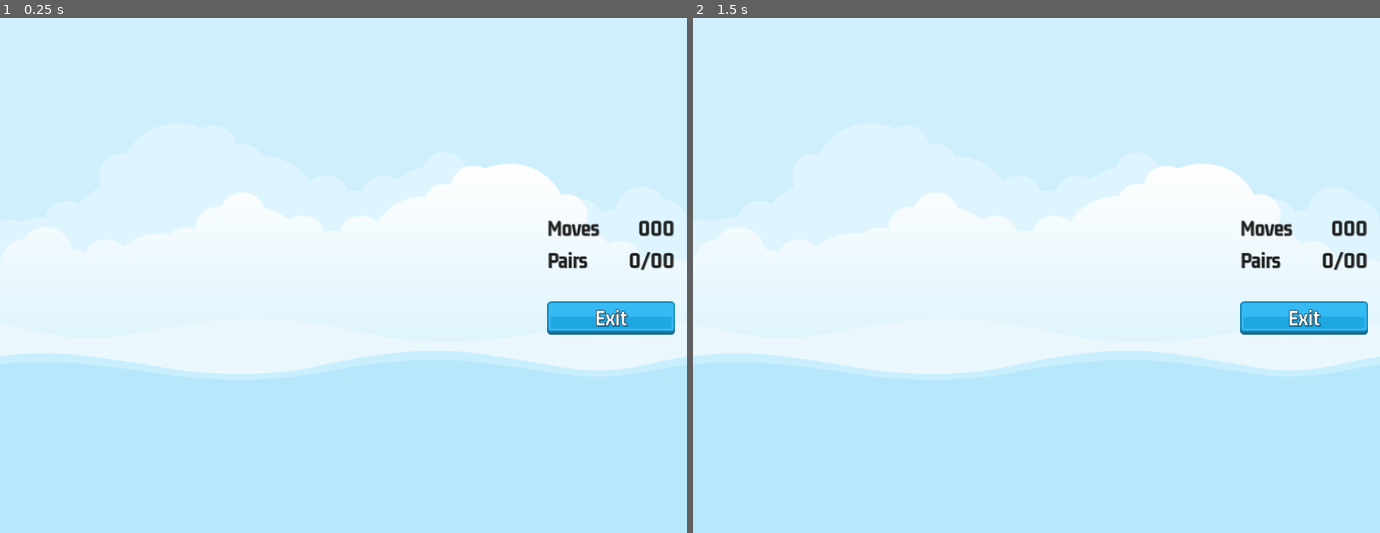
Above: before the commit, frames 1-2 (left to right).
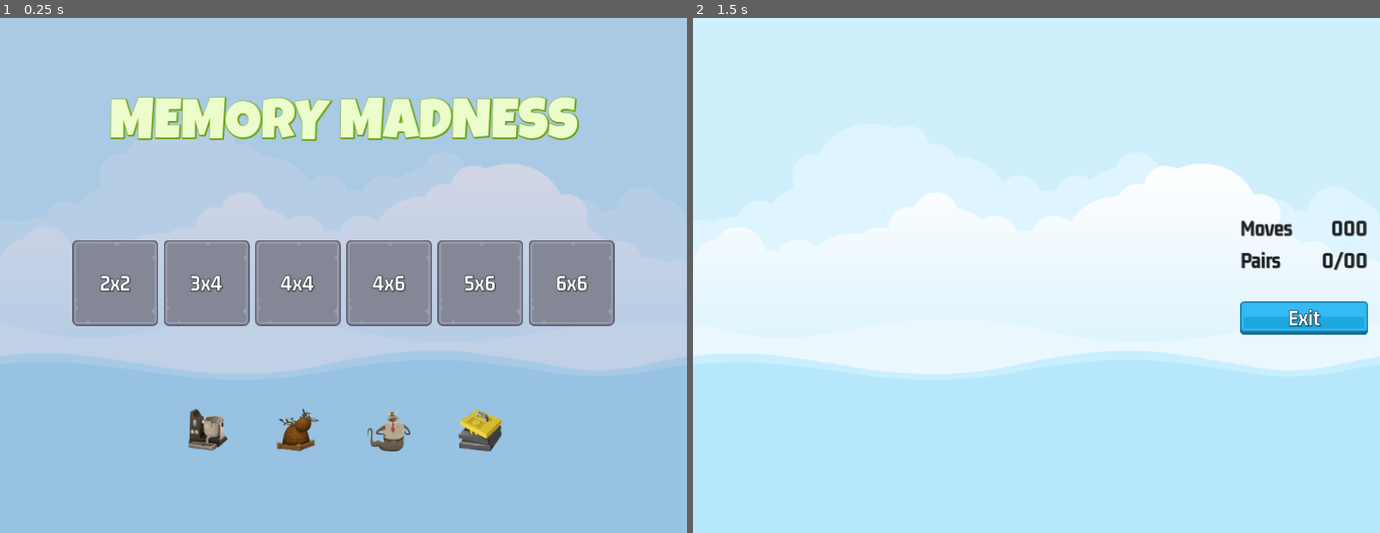
Above: after the commit, the same moments.

Repository: Nathan-Mrx/memoryMadness
Game: Godot game, scene res://master_scene/master_scene.tscn
The game is run twice, just before and just after one commit, with the same random seed, the same clock (stepped at 60 frames per second) and the same inputs.
Inputs (mouse positions are in pixels of both pictures, inside the frame that each line leads up to):
- Up to frame 1 (0.25 s): no input
- Up to frame 2 (1.5 s): click (809, 280) at 0.5 s, where only the run after the commit has a clickable "2x2"; tap Enter at 1.25 s

The runs differ from the first frame. In frame 1, 100% of the frame differs, in the area x 0-100%, y 0-100%; in frame 2, nothing differs.

Commit message:
feat: Navigation between main menu and game screen

Diff:
--- /dev/null
+++ b/game_screen/game_screen.gd
@@ -0,0 +1,17 @@
+extends Control
+
+@onready var sound = $Sound
+
+# Called when the node enters the scene tree for the first time.
+func _ready():
+	pass # Replace with function body.
+
+
+# Called every frame. 'delta' is the elapsed time since the previous frame.
+func _process(delta):
+	pass
+
+
+func _on_exit_button_pressed():
+	SoundManager.play_button_click(sound)
+	SignalManager.on_game_exit_pressed.emit()
--- a/game_screen/game_screen.tscn
+++ b/game_screen/game_screen.tscn
@@ -1,5 +1,6 @@
-[gd_scene load_steps=6 format=3 uid="uid://dwbcwmpdf3mel"]
+[gd_scene load_steps=7 format=3 uid="uid://dwbcwmpdf3mel"]
 
+[ext_resource type="Script" path="res://game_screen/game_screen.gd" id="1_8iww4"]
 [ext_resource type="LabelSettings" uid="uid://dij0cfwxxbvpq" path="res://assets/gm_32_grey.tres" id="1_hlvqo"]
 [ext_resource type="Texture2D" uid="uid://c03x0wslg1eus" path="res://assets/ui/blue_button00.png" id="2_pbbph"]
 [ext_resource type="Texture2D" uid="uid://b1hb1wibgw5ln" path="res://assets/ui/yellow_button00.png" id="3_g2tue"]
@@ -13,6 +14,7 @@
 anchor_bottom = 1.0
 grow_horizontal = 2
 grow_vertical = 2
+script = ExtResource("1_8iww4")
 
 [node name="HB" type="HBoxContainer" parent="."]
 layout_mode = 1
@@ -97,3 +99,7 @@
 label_settings = ExtResource("5_84u10")
 horizontal_alignment = 1
 vertical_alignment = 1
+
+[node name="Sound" type="AudioStreamPlayer" parent="."]
+
+[connection signal="pressed" from="HB/MC2/VB/ExitButton" to="." method="_on_exit_button_pressed"]
--- a/level_button/level_button.gd
+++ b/level_button/level_button.gd
@@ -18,3 +18,4 @@
 
 func _on_pressed():
 	SoundManager.play_button_click(sound)
+	SignalManager.on_level_selected.emit(_level_number)
--- /dev/null
+++ b/master_scene/master_scene.gd
@@ -0,0 +1,22 @@
+extends CanvasLayer
+
+@onready var main_screen = $MainScreen
+@onready var game_screen = $GameScreen
+@onready var sound = $Sound
+
+func _ready():
+	on_game_exit_pressed()
+	SignalManager.on_game_exit_pressed.connect(on_game_exit_pressed)
+	SignalManager.on_level_selected.connect(on_level_selected)
+
+func show_game(s: bool)-> void:
+	game_screen.visible = s
+	main_screen.visible = !s
+
+func on_game_exit_pressed()-> void:
+	show_game(false)
+	SoundManager.play_sound(sound, SoundManager.SOUND_MAIN_MENU)
+
+func on_level_selected(level_num: int)-> void:
+	show_game(true)
+	SoundManager.play_sound(sound, SoundManager.SOUND_IN_GAME)
--- a/master_scene/master_scene.tscn
+++ b/master_scene/master_scene.tscn
@@ -1,10 +1,12 @@
-[gd_scene load_steps=4 format=3 uid="uid://bued7gbf7tw44"]
+[gd_scene load_steps=5 format=3 uid="uid://bued7gbf7tw44"]
 
+[ext_resource type="Script" path="res://master_scene/master_scene.gd" id="1_2hm1i"]
 [ext_resource type="Texture2D" uid="uid://mlas4gw4s6gg" path="res://assets/images/backgroundEmpty.png" id="1_mwgkg"]
 [ext_resource type="PackedScene" uid="uid://d35xa1eturvri" path="res://main_screen/main_screen.tscn" id="2_ldofs"]
 [ext_resource type="PackedScene" uid="uid://dwbcwmpdf3mel" path="res://game_screen/game_screen.tscn" id="3_hoiej"]
 
 [node name="MasterScene" type="CanvasLayer"]
+script = ExtResource("1_2hm1i")
 
 [node name="TextureRect" type="TextureRect" parent="."]
 anchors_preset = 15
@@ -15,6 +17,7 @@
 texture = ExtResource("1_mwgkg")
 
 [node name="MainScreen" parent="." instance=ExtResource("2_ldofs")]
-visible = false
 
 [node name="GameScreen" parent="." instance=ExtResource("3_hoiej")]
+
+[node name="Sound" type="AudioStreamPlayer" parent="."]
--- a/project.godot
+++ b/project.godot
@@ -18,6 +18,7 @@
 
 [autoload]
 
+SignalManager="*res://singletons/signal_manager.gd"
 ImageManager="*res://singletons/image_manager.gd"
 SoundManager="*res://singletons/sound_manager.gd"
 GameManager="*res://singletons/game_manager.gd"
--- /dev/null
+++ b/singletons/signal_manager.gd
@@ -0,0 +1,4 @@
+extends Node
+
+signal on_level_selected(level_num: int)
+signal on_game_exit_pressed
